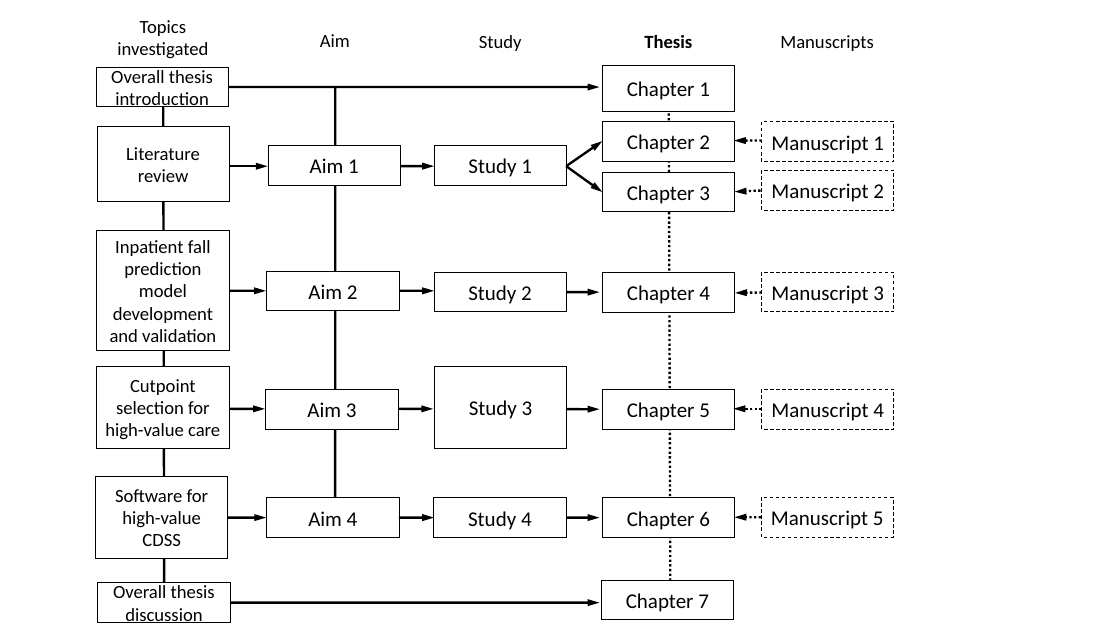
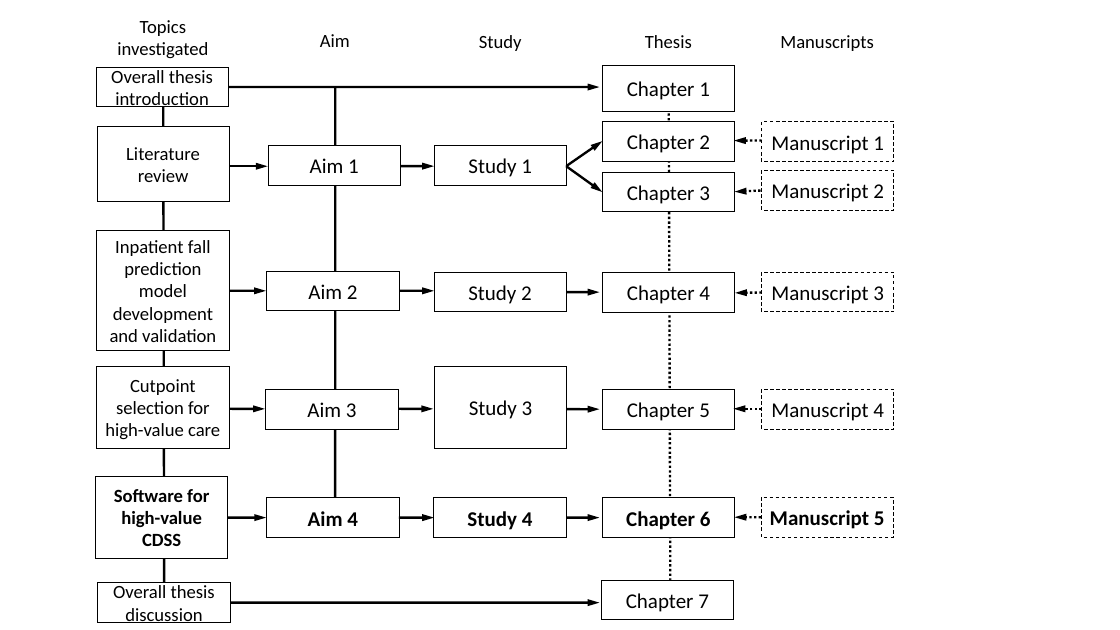
Before and after one commit to RWParsons/final-seminar, a slide deck: slide 3 of assets/the-figure/THE FIGURE.pptx. Drawn at 1120x630 pixels with LibreOffice and Linux fonts; fonts in the diff are those of the drawing. Boxes give left, top, right and bottom in pixels: in the first picture for what was removed or moved away, otherwise in the second. Text is boxed around its words. In the diff, an @@ line names an element or a change of style, - is before the commit and + after.

```diff
--- a/assets/the-figure/THE FIGURE.pptx
+++ b/assets/the-figure/THE FIGURE.pptx
@@ text "Thesis" at (645, 35, 692, 48): bold off @@
@@ bold on in 5 elements at (267, 498, 399, 538), (434, 498, 566, 538), (602, 498, 734, 538), (761, 497, 893, 537), (96, 476, 228, 558) @@
```
Also in this commit, not shown: 12 other files.
